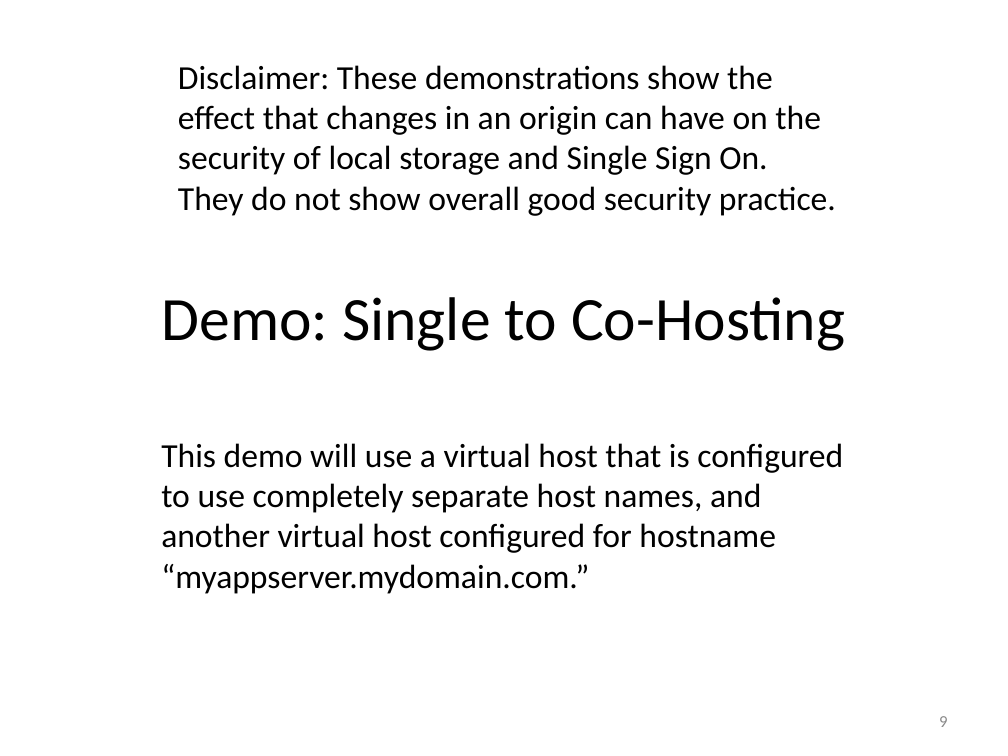
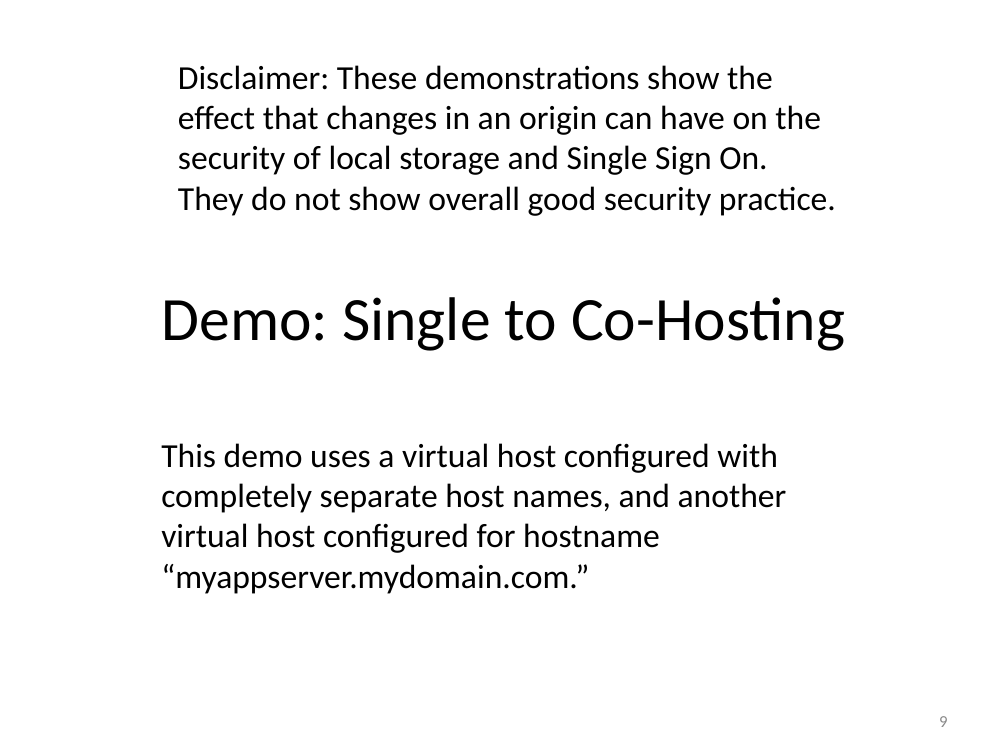
Before and after one commit to EdCharbeneau/CodePaLOUsa, a slide deck: slide 9 of 2013/LocalStorageSecurity/LocalStoragePresentation.ppt. Drawn at 1008x756 pixels with LibreOffice and Linux fonts; fonts in the diff are those of the drawing. Boxes give left, top, right and bottom in pixels: in the first picture for what was removed or moved away, otherwise in the second. Text is boxed around its words. In the diff, an @@ line names an element or a change of style, - is before the commit and + after.

```diff
--- a/2013/LocalStorageSecurity/LocalStoragePresentation.ppt
+++ b/2013/LocalStorageSecurity/LocalStoragePresentation.ppt
@@ subtitle at (x1=161, y1=443, x2=787, y2=594): text changed @@
-This demo will use a virtual host that is configured to use completely separate host names, and another virtual host configured for hostname “myappserver.mydomain.com.”
+This demo uses a virtual host configured with completely separate host names, and another virtual host configured for hostname “myappserver.mydomain.com.”
```
Also in this commit, not shown: 12 other slides changed.
